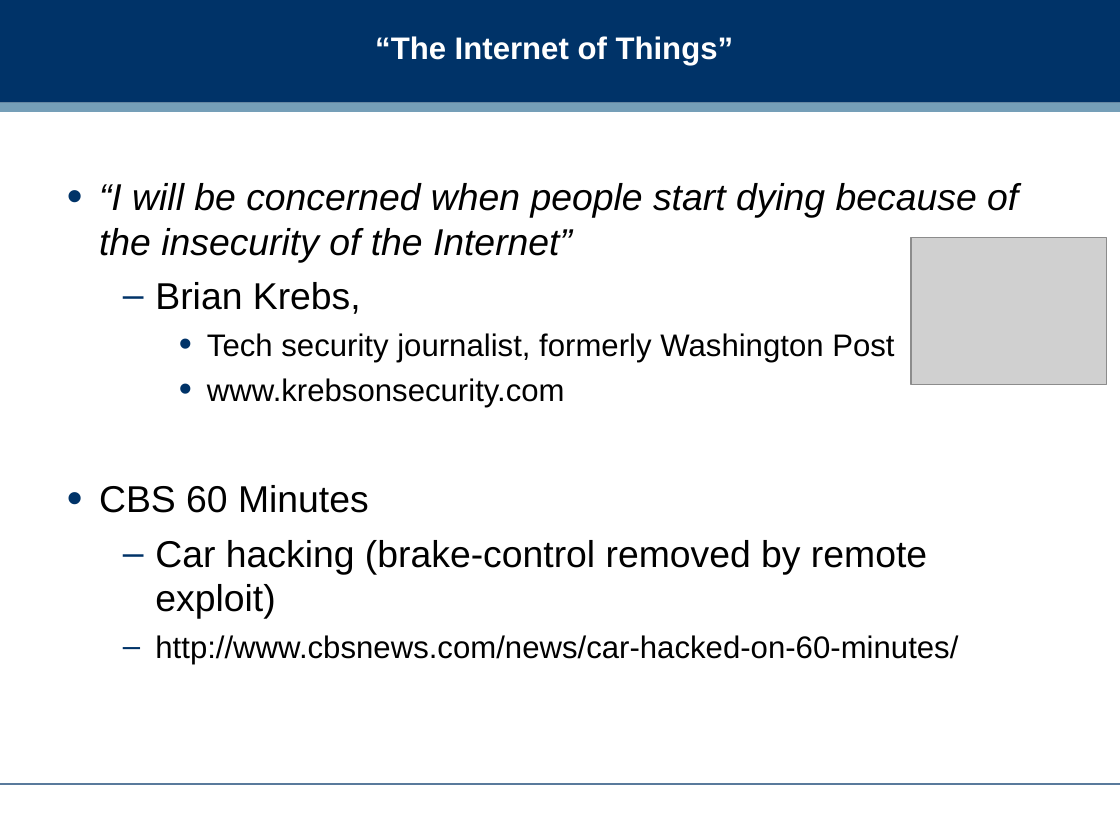
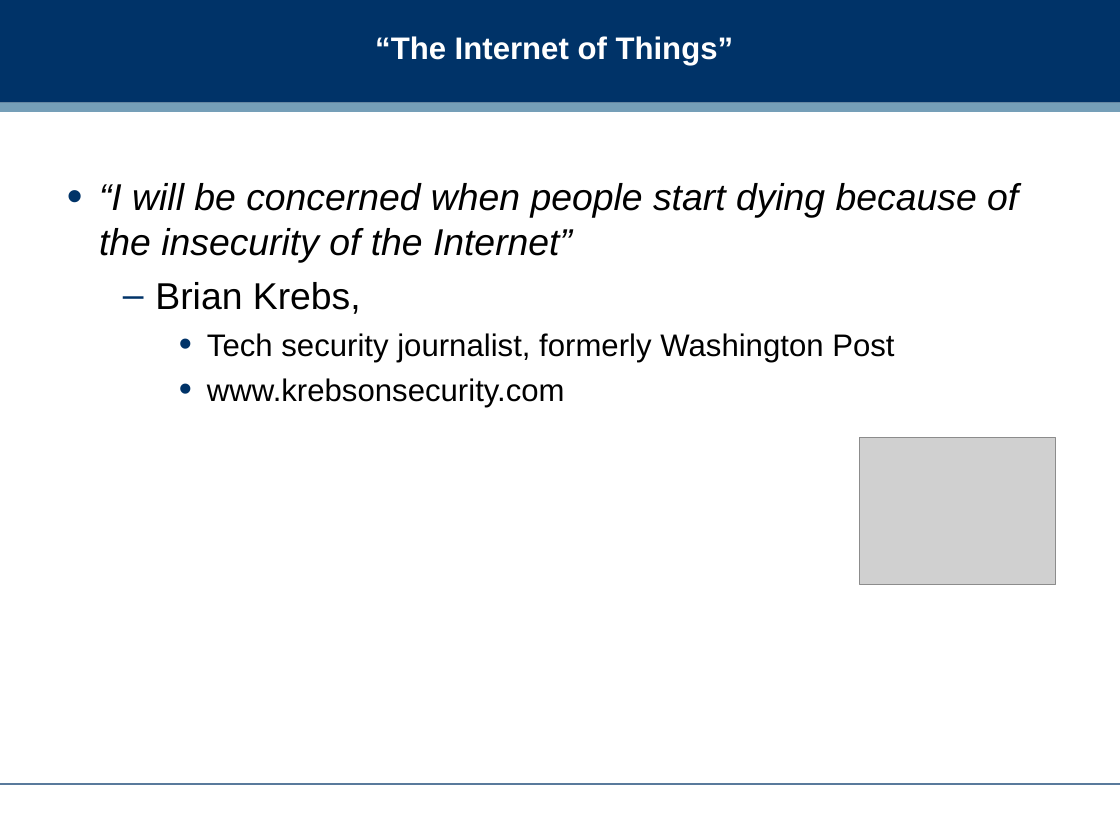
Before and after one commit to dreamind/ix, a slide deck: slide 17 of lectures/informatics-society/security.ppt (slide 20 before the commit). Drawn at 1120x840 pixels with LibreOffice and Linux fonts; fonts in the diff are those of the drawing; grey boxes stand for pictures; background and template pictures are left out. Boxes give left, top, right and bottom in pixels: in the first picture for what was removed or moved away, otherwise in the second. Text is boxed around its words. In the diff, an @@ line names an element or a change of style, - is before the commit and + after.

```diff
--- a/lectures/informatics-society/security.ppt
+++ b/lectures/informatics-society/security.ppt
@@ picture: place and size @@
-picture at box(911, 237, 1107, 384)
+picture at box(860, 438, 1056, 585)
@@ text at box(99, 485, 958, 664): paragraphs removed @@
-• CBS 60 Minutes
-  – Car hacking (brake-control removed by remote exploit)
-  – http://www.cbsnews.com/news/car-hacked-on-60-minutes/
```
Also in this commit, not shown: 8 other slides changed, 3 slides added, 4 slides removed.
